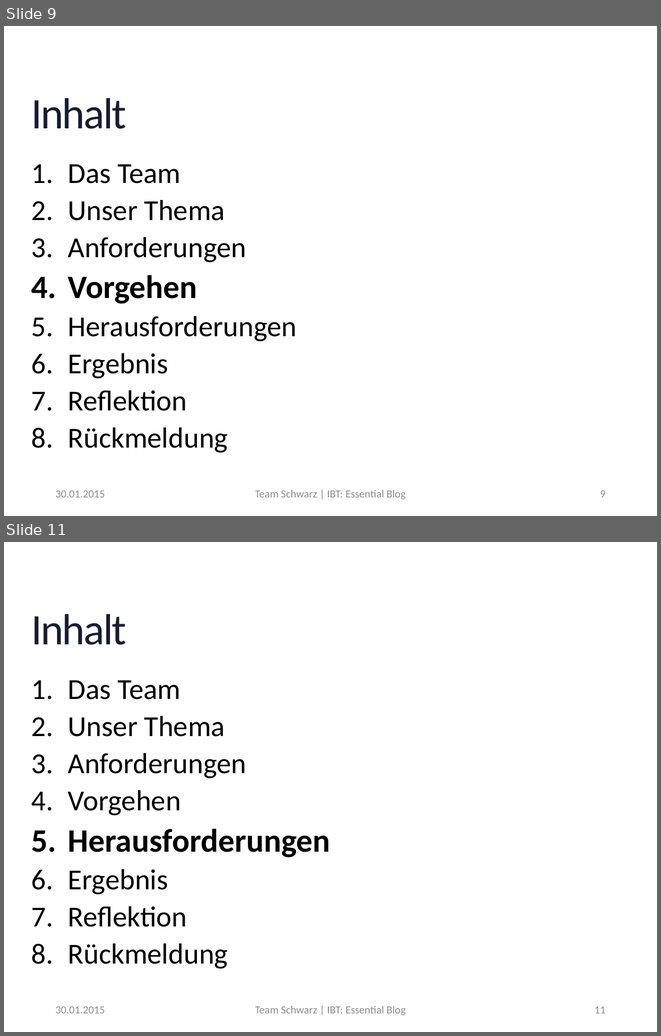
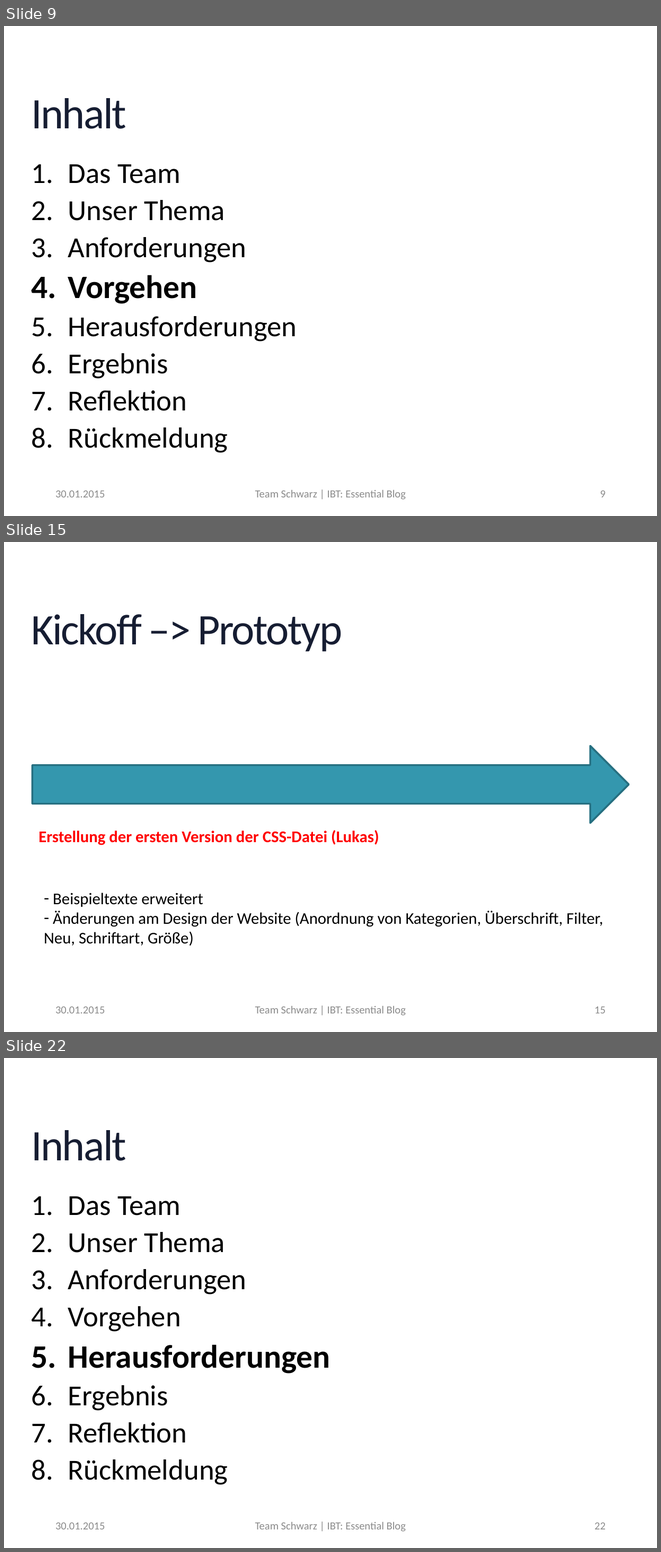
Before and after one commit to MrXXX92/EssentialBlog, a slide deck: Notizen/Präsentation_EssentialBlog.pptx. Shown one above the other, each under a label of ours: slides 9 and 11 before the commit, slides 9, 15 and 22 after it; the slides between them are not shown. The pictures are 661x1036 and 661x1552 pixels, drawn with LibreOffice and Linux fonts; fonts in the diff are those of the drawing; background and template pictures are left out. Boxes give left, top, right and bottom in pixels: in the first picture for what was removed or moved away, otherwise in the second. Text is boxed around its words. In the diff, an @@ line names an element or a change of style, - is before the commit and + after.

```diff
--- a/Notizen/Präsentation_EssentialBlog.pptx
+++ b/Notizen/Präsentation_EssentialBlog.pptx
@@ slide 15 added at (4,542,657,1032), background picture (left out) @@
@@ title added at (31,614,342,652), 48 pt, text gradient #2E59B0 to #161D32 to #000000 @@
+Kickoff –> Prototyp
@@ right arrow added at (32,746,628,823), fill #3497AE, outline #267081 2 pt @@
@@ text added at (38,830,379,845), 18 pt, text #FF0000, bold @@
+Erstellung der ersten Version der CSS-Datei (Lukas)
@@ text added at (44,892,603,945), 18 pt, text #000000 @@
+– Beispieltexte erweitert
+– Änderungen am Design der Website (Anordnung von Kategorien, Überschrift, Filter, Neu, Schriftart, Größe)
@@ text added at (55,1006,105,1013), 12 pt, text #8C8C8C @@
+30.01.2015
@@ text added at (255,1006,406,1015), 12 pt, text #8C8C8C @@
+Team Schwarz | IBT: Essential Blog
@@ page number added at (594,1006,606,1013), 12 pt, text #8C8C8C @@
+15
@@ what was slide 11 is now slide 22 @@
@@ page number at (594,1522,606,1529): text changed @@
-11
+22
```
Also in this commit, not shown: 2 slides changed, 10 other slides added.
